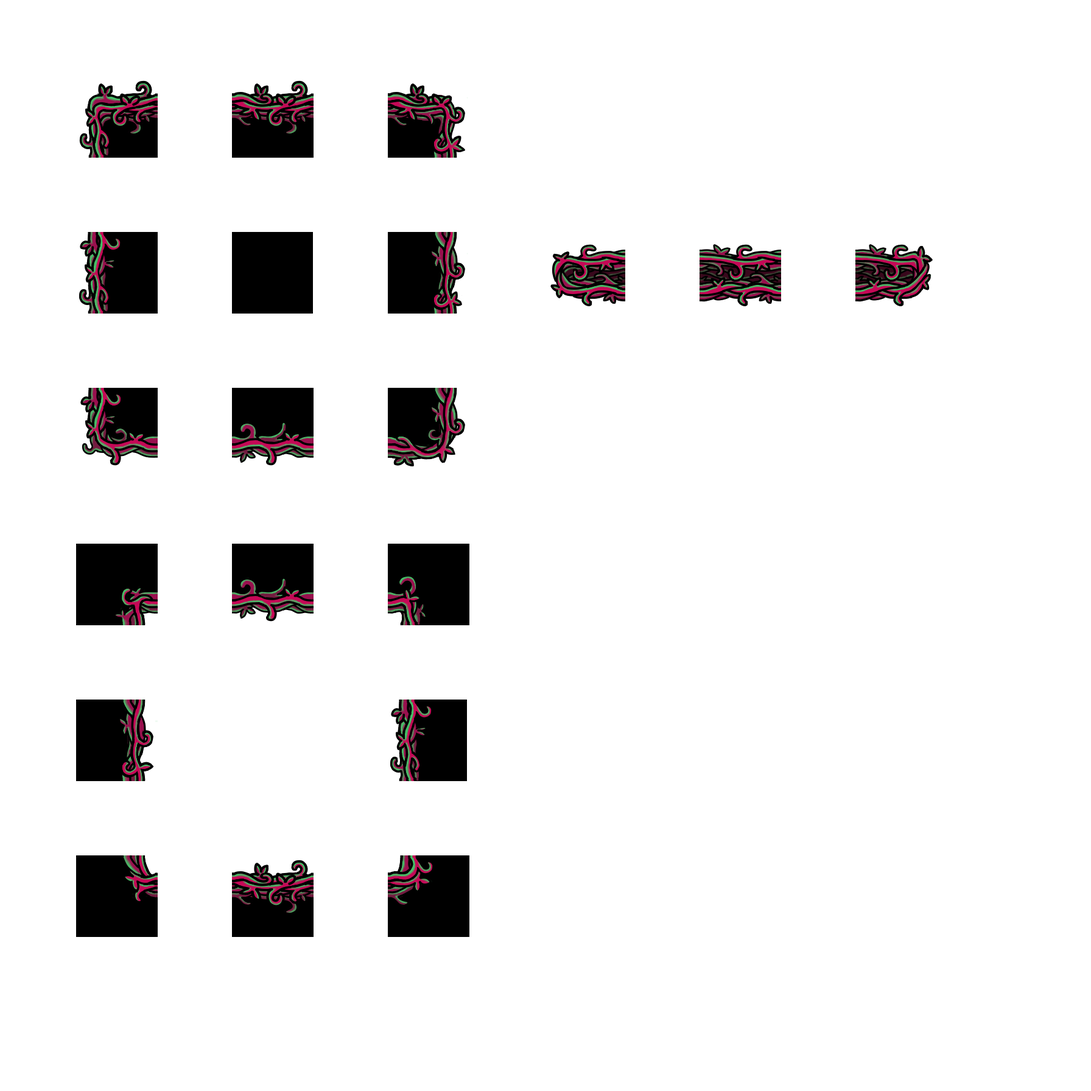
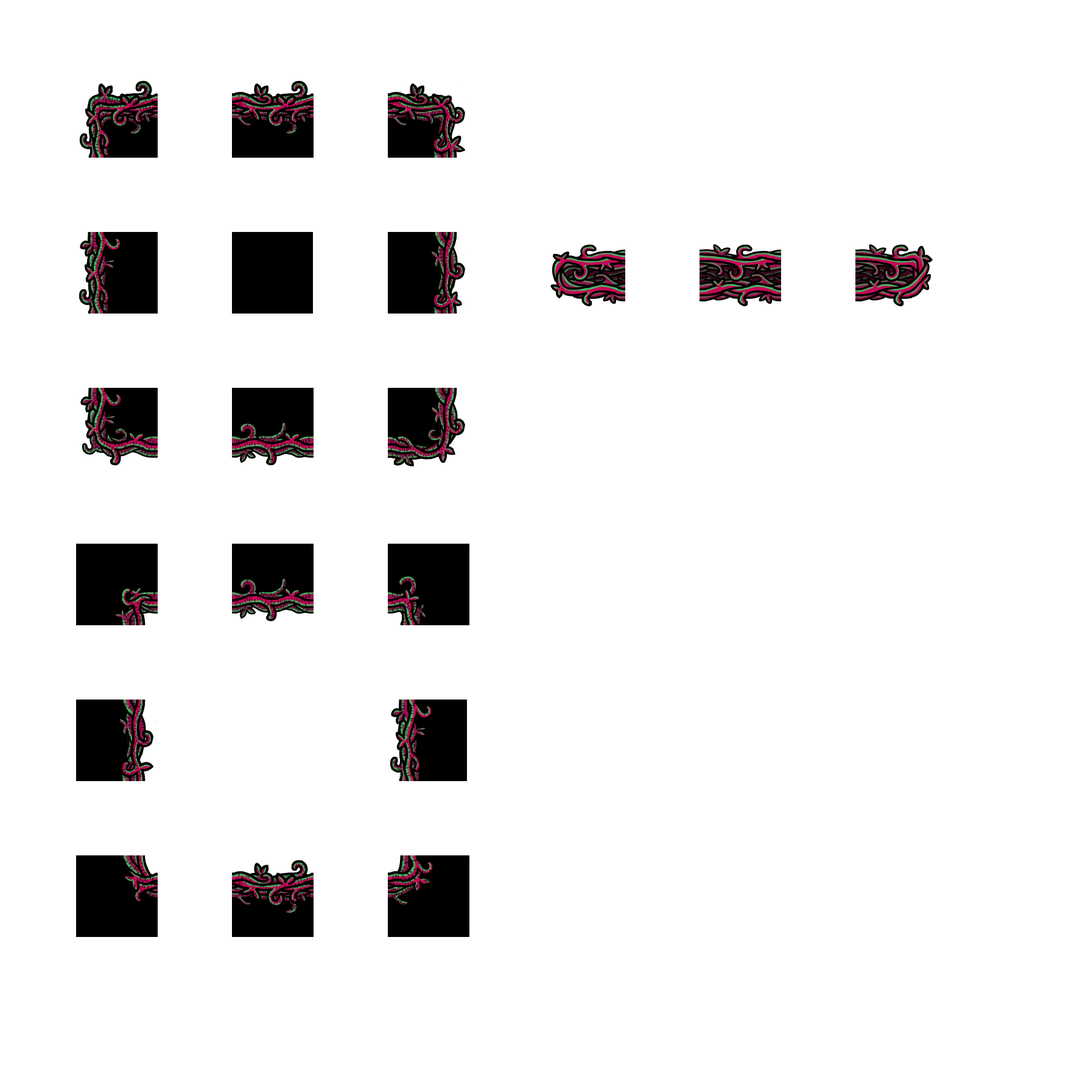
Layers edited between the first and the second 1091 × 1091 image:
showed "scratch" over [81, 82, 463, 912]
